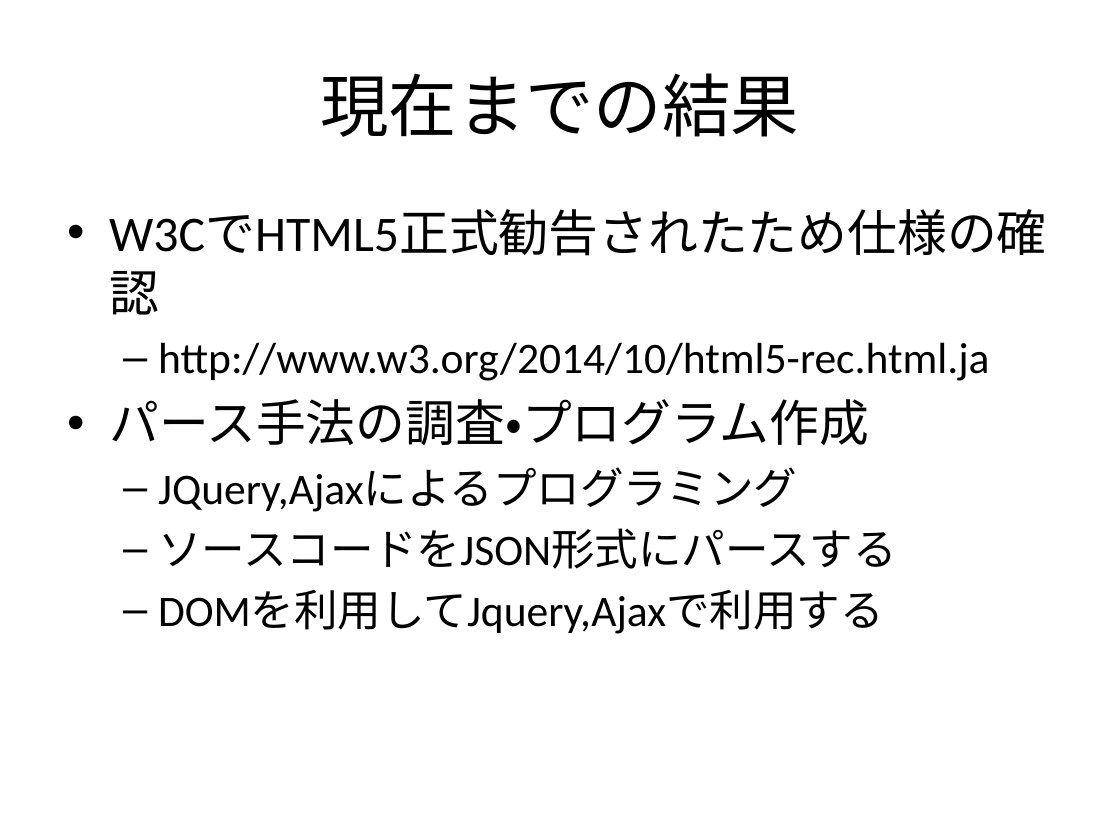
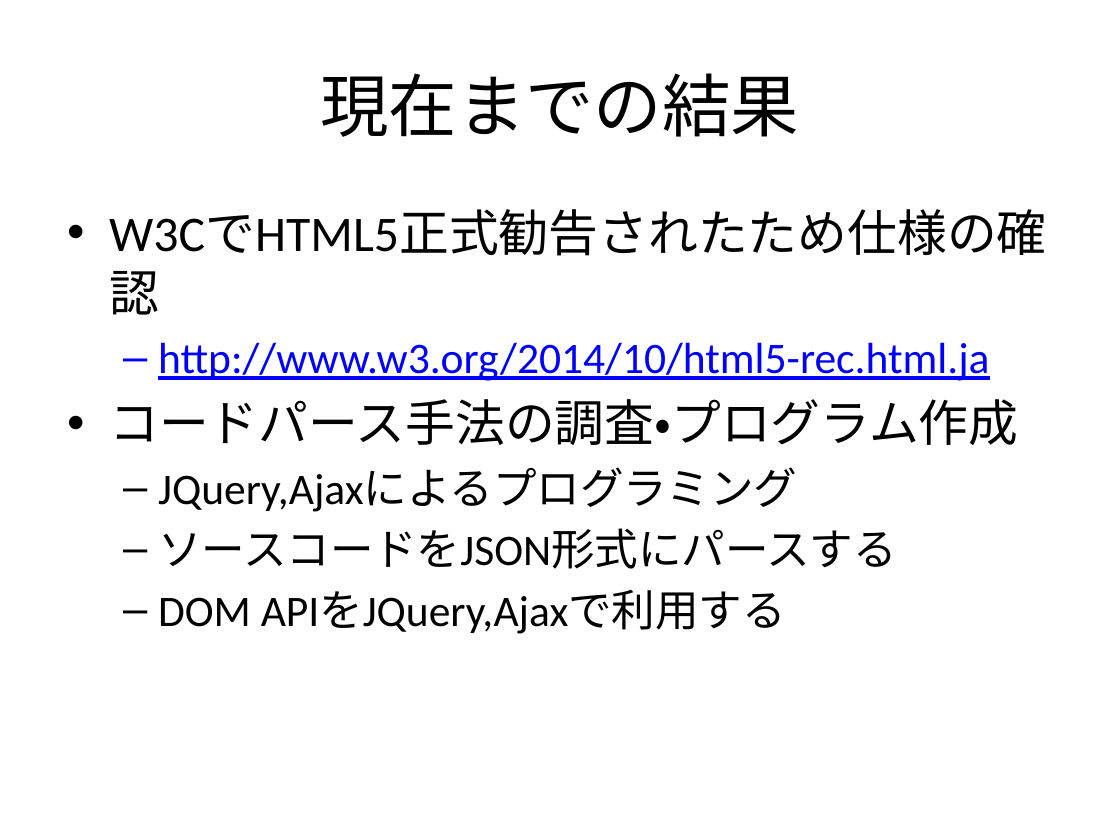
Before and after one commit to f-akazawa/akaz_uecdevelop, a slide deck: slide 18 of doc/中間発表資料.pptx. Drawn at 1120x840 pixels with LibreOffice and Linux fonts; fonts in the diff are those of the drawing. Boxes give left, top, right and bottom in pixels: in the first picture for what was removed or moved away, otherwise in the second. Text is boxed around its words. In the diff, an @@ line names an element or a change of style, - is before the commit and + after.

Commit message:
スライドで流れがおかしい部分を修正
読み上げ原稿としてメモに追記
まだ関連研究のあとに今回対象とするモデルの話に行くのはいきなり飛びすぎのような気がする

```diff
--- a/doc/中間発表資料.pptx
+++ b/doc/中間発表資料.pptx
@@ text at [158, 342, 989, 381]: text colour #000000 to #0000FF, underline on in "http://www.w3.org/2014/10/html5-rec.html.ja" @@
@@ text at [109, 399, 1018, 445]: text changed @@
-• パース手法の調査・プログラム作成
+• コードパース手法の調査・プログラム作成
@@ text at [158, 590, 786, 634]: text changed @@
-  – DOMを利用してJquery,Ajaxで利用する
+  – DOM APIをJQuery,Ajaxで利用する
```
Also in this commit, not shown: 4 other slides changed.
